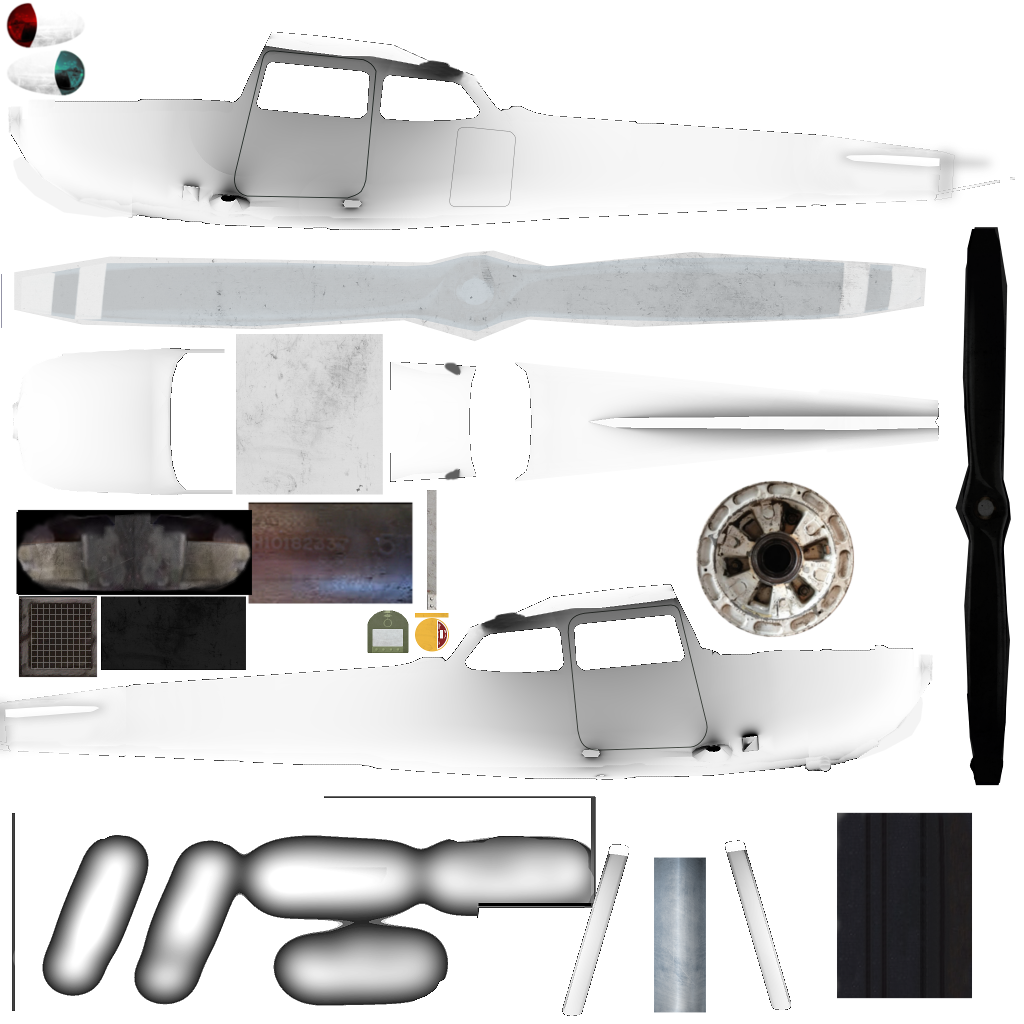
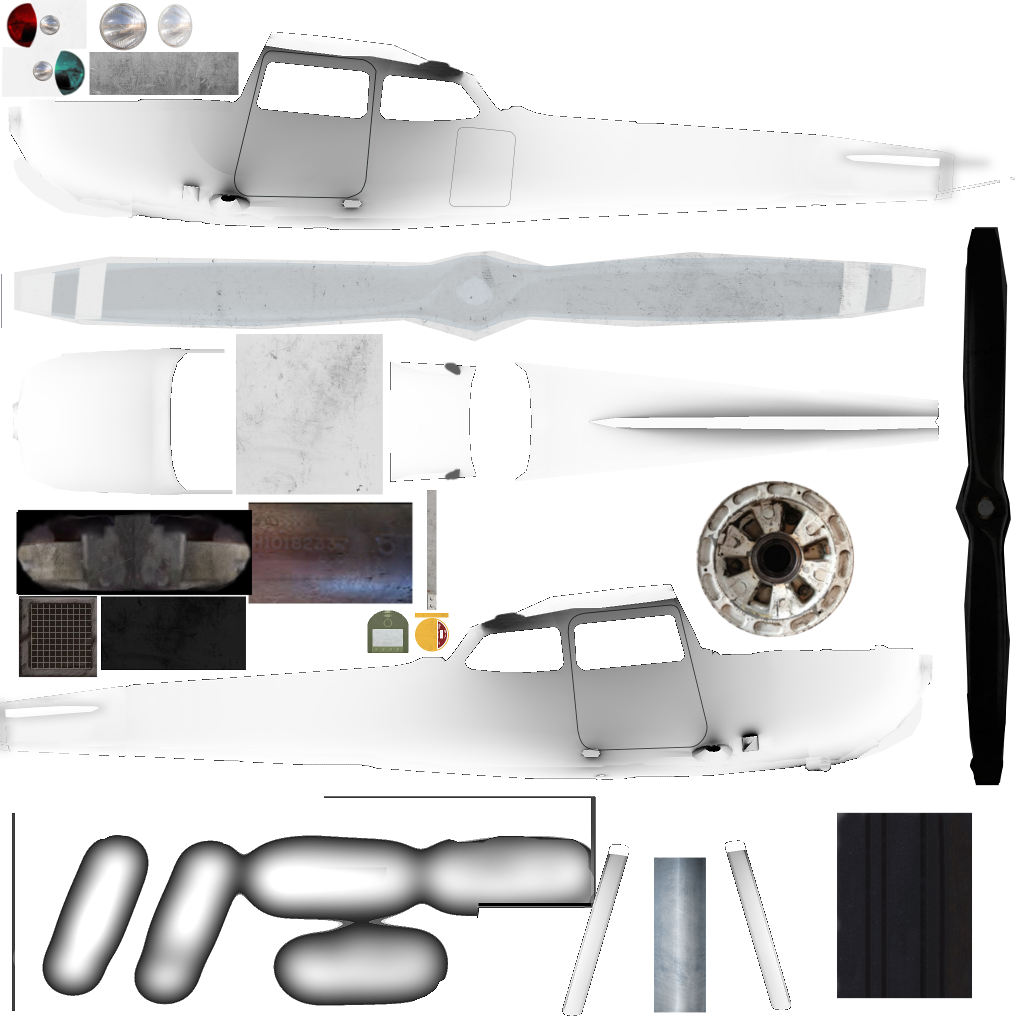
Before/after of a 1024 × 1024 layered artwork. What changed in the layer stack:
painted on "other objects" over bbox(2, 0, 239, 97)
